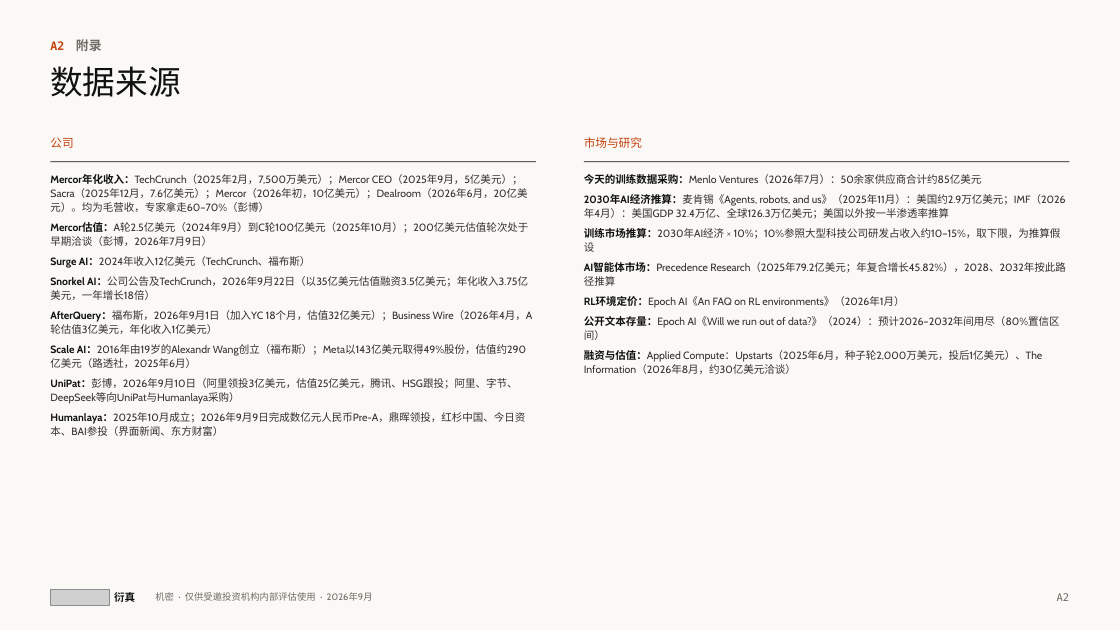
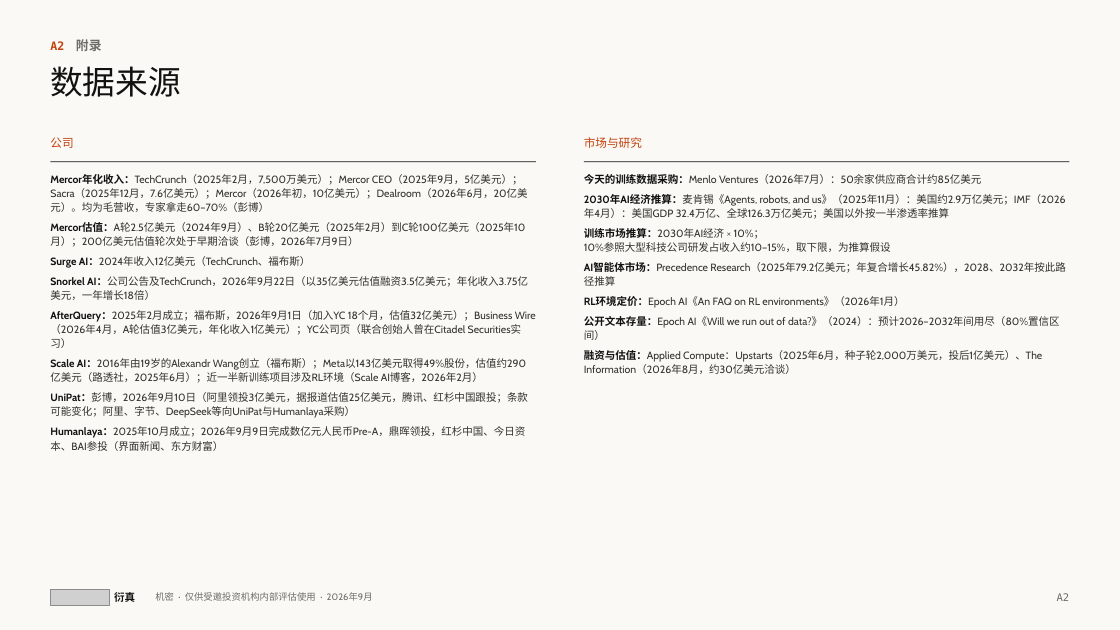
Before and after one commit to wangchen0802/Delta1, a slide deck: slide 20 of SimReal-BP-v26.pptx. Drawn at 1120x630 pixels with LibreOffice and Linux fonts; fonts in the diff are those of the drawing; grey boxes stand for pictures. Boxes give left, top, right and bottom in pixels: in the first picture for what was removed or moved away, otherwise in the second. Text is boxed around its words. In the diff, an @@ line names an element or a change of style, - is before the commit and + after.

```diff
--- a/SimReal-BP-v26.pptx
+++ b/SimReal-BP-v26.pptx
@@ text at [50,222,525,247]: text changed @@
-Mercor估值：A轮2.5亿美元（2024年9月）到C轮100亿美元（2025年10月）；200亿美元估值轮次处于早期洽谈（彭博，2026年7月9日）
+Mercor估值：A轮2.5亿美元（2024年9月）、B轮20亿美元（2025年2月）到C轮100亿美元（2025年10月）；200亿美元估值轮次处于早期洽谈（彭博，2026年7月9日）
@@ text at [584,228,891,252]: spaces changed @@
-训练市场推算：2030年AI经济 × 10%；10%参照大型科技公司研发占收入约10–15%，取下限，为推算假设
+训练市场推算：2030年AI经济 × 10%；
+10%参照大型科技公司研发占收入约10–15%，取下限，为推算假设
@@ text at [50,310,536,418]: text changed @@
-AfterQuery：福布斯，2026年9月1日（加入YC 18个月，估值32亿美元）；Business Wire（2026年4月，A轮估值3亿美元，年化收入1亿美元）
-Scale AI：2016年由19岁的Alexandr Wang创立（福布斯）；Meta以143亿美元取得49%股份，估值约290亿美元（路透社，2025年6月）
-UniPat：彭博，2026年9月10日（阿里领投3亿美元，估值25亿美元，腾讯、HSG跟投；阿里、字节、DeepSeek等向UniPat与Humanlaya采购）
+AfterQuery：2025年2月成立；福布斯，2026年9月1日（加入YC 18个月，估值32亿美元）；Business Wire（2026年4月，A轮估值3亿美元，年化收入1亿美元）；YC公司页（联合创始人曾在Citadel Securities实习）
+Scale AI：2016年由19岁的Alexandr Wang创立（福布斯）；Meta以143亿美元取得49%股份，估值约290亿美元（路透社，2025年6月）；近一半新训练项目涉及RL环境（Scale AI博客，2026年2月）
+UniPat：彭博，2026年9月10日（阿里领投3亿美元，据报道估值25亿美元，腾讯、红杉中国跟投；条款可能变化；阿里、字节、DeepSeek等向UniPat与Humanlaya采购）
```
Also in this commit, not shown: 15 other slides changed, 3 other files.
